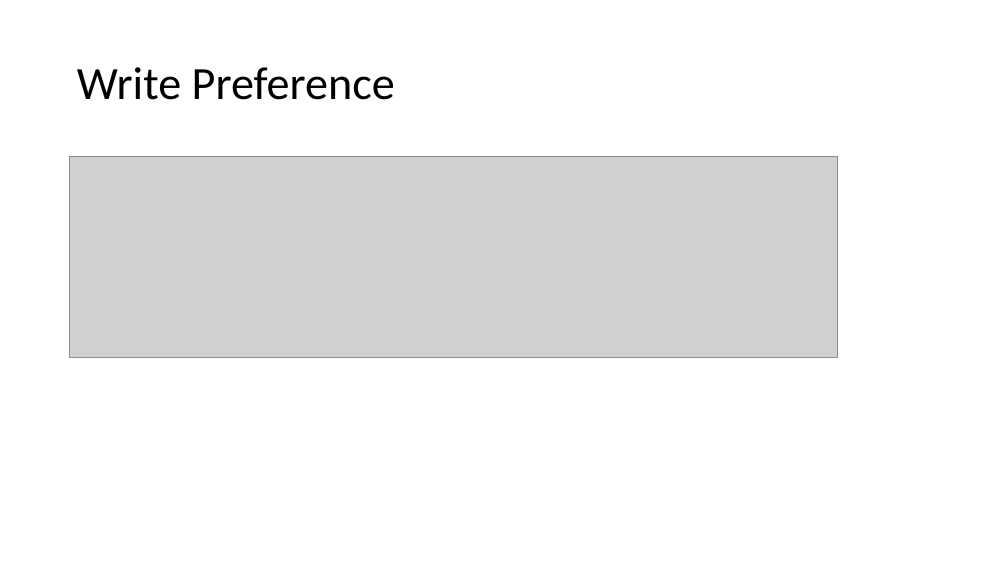
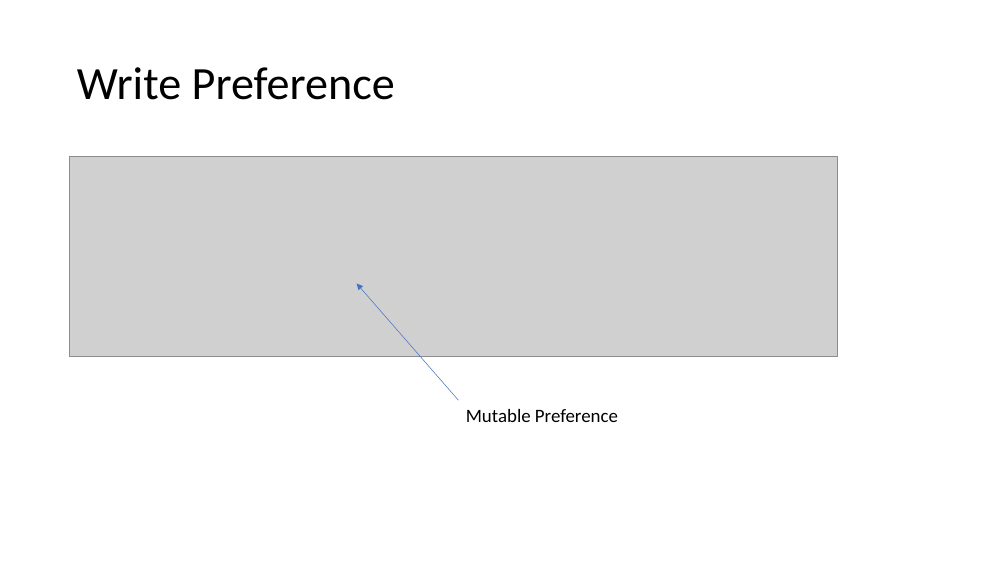
Before and after one commit to pratik-philips/DataStore-Android-Demo, a slide deck: slide 8 of DataStore.pptx (slide 7 before the commit). Drawn at 1008x567 pixels with LibreOffice and Linux fonts; fonts in the diff are those of the drawing; grey boxes stand for pictures. Boxes give left, top, right and bottom in pixels: in the first picture for what was removed or moved away, otherwise in the second. Text is boxed around its words. In the diff, an @@ line names an element or a change of style, - is before the commit and + after.

```diff
--- a/DataStore.pptx
+++ b/DataStore.pptx
@@ arrow added from (458, 400) to (357, 284), #4472C4 0.5 pt @@
@@ text added at (x1=466, y1=409, x2=618, y2=422), 18 pt, text #000000 @@
+Mutable Preference
```
Also in this commit, not shown: 1 other slide changed, 3 slides added, 1 slide removed.
